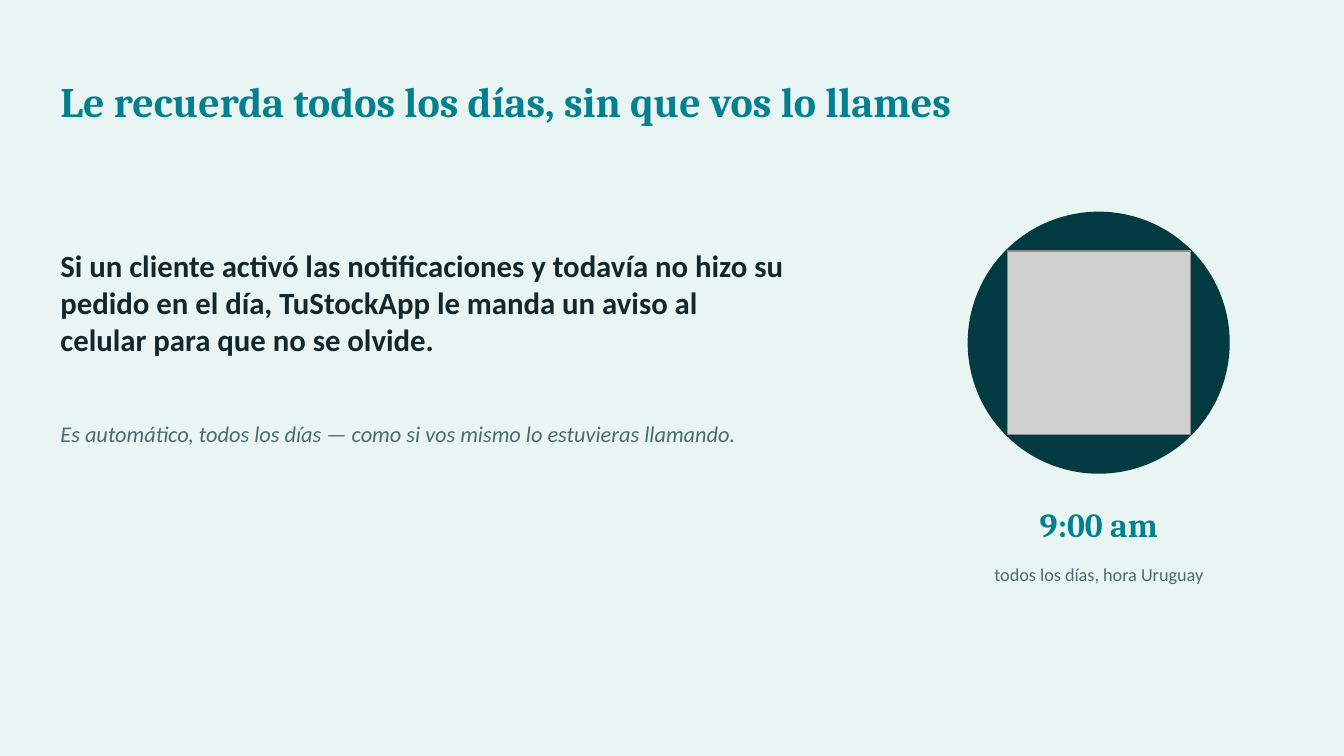
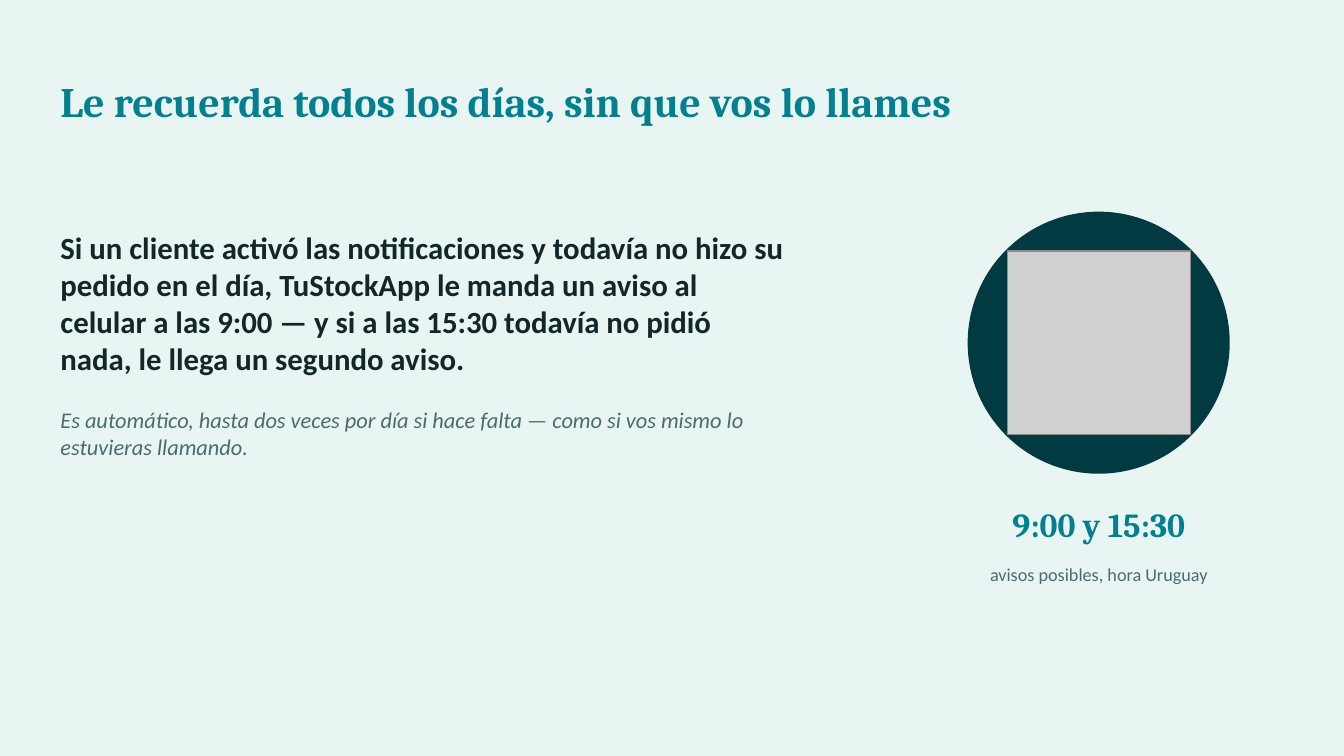
Before and after one commit to AlmagroLegnani/Distribuidora, a slide deck: slide 6 of TuStockApp_Presentacion.pptx. Drawn at 1344x756 pixels with LibreOffice and Linux fonts; fonts in the diff are those of the drawing; grey boxes stand for pictures. Boxes give left, top, right and bottom in pixels: in the first picture for what was removed or moved away, otherwise in the second. Text is boxed around its words. In the diff, an @@ line names an element or a change of style, - is before the commit and + after.

Commit message:
Ahora da aviso de hacer pedido por si el cliente se olvido de hacer un pedido en el primer avis de las 9 ahora da aviso a las 15

```diff
--- a/TuStockApp_Presentacion.pptx
+++ b/TuStockApp_Presentacion.pptx
@@ text at (x1=60, y1=237, x2=783, y2=376): text changed @@
-Si un cliente activó las notificaciones y todavía no hizo su pedido en el día, TuStockApp le manda un aviso al celular para que no se olvide.
+Si un cliente activó las notificaciones y todavía no hizo su pedido en el día, TuStockApp le manda un aviso al celular a las 9:00 — y si a las 15:30 todavía no pidió nada, le llega un segundo aviso.
@@ text at (x1=60, y1=412, x2=744, y2=455): text changed @@
-Es automático, todos los días — como si vos mismo lo estuvieras llamando.
+Es automático, hasta dos veces por día si hace falta — como si vos mismo lo estuvieras llamando.
@@ text at (x1=1012, y1=514, x2=1185, y2=545): text changed @@
-9:00 am
+9:00 y 15:30
@@ text at (x1=990, y1=568, x2=1207, y2=584): text changed @@
-todos los días, hora Uruguay
+avisos posibles, hora Uruguay
```
Also in this commit, not shown: 1 other slide changed, 16 other files.
